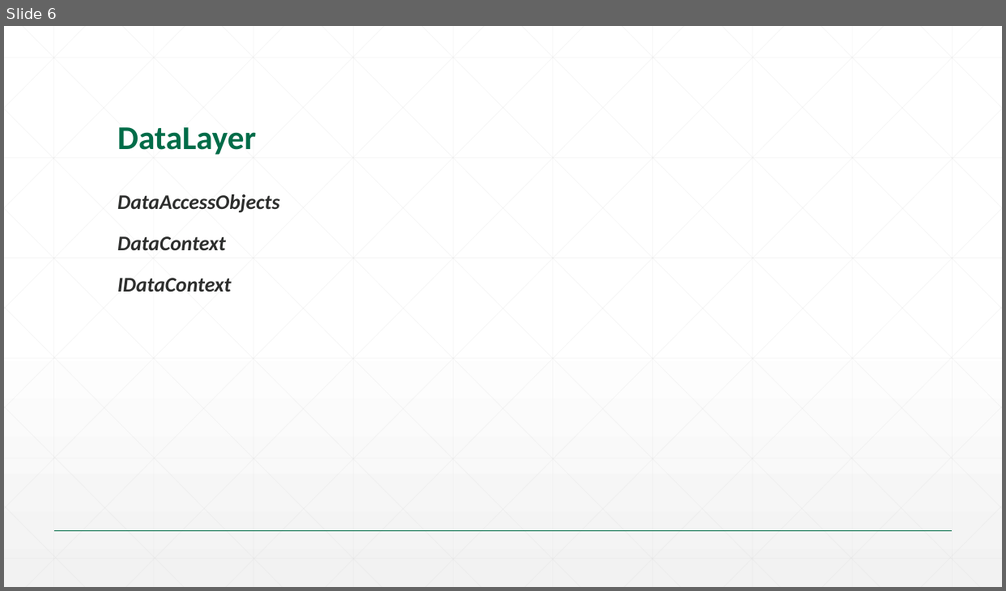
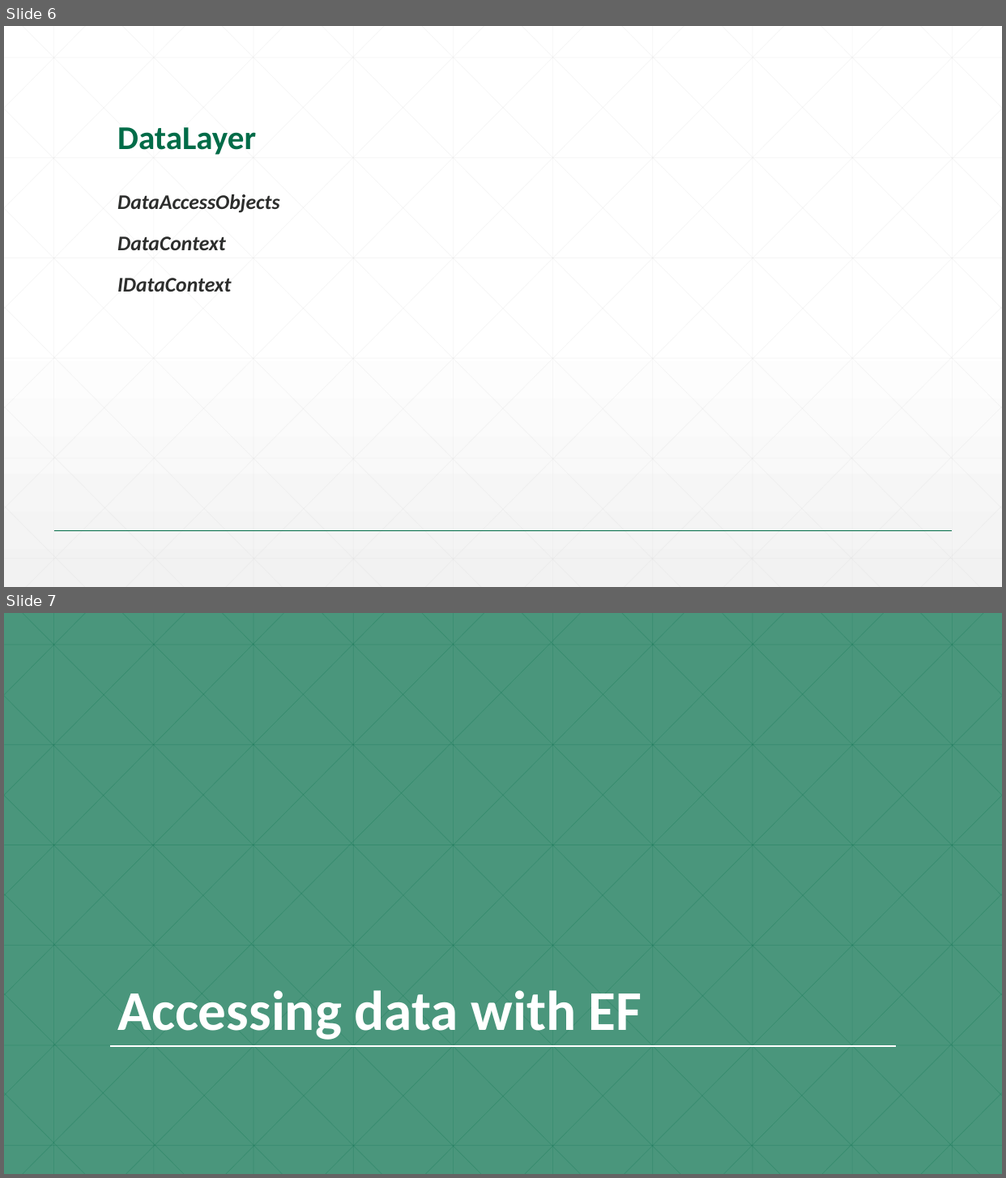
Before and after one commit to dragica/svs-talent-2015, a slide deck: 04-SPA/Slides/01.02-Seavus Talent Program_SPA.pptx. Shown one above the other, each under a label of ours: slide 6 before the commit, slides 6 and 7 after it. The pictures are 1006x591 and 1006x1178 pixels, drawn with LibreOffice and Linux fonts; fonts in the diff are those of the drawing; background and template pictures are left out. Boxes give left, top, right and bottom in pixels: in the first picture for what was removed or moved away, otherwise in the second. Text is boxed around its words. In the diff, an @@ line names an element or a change of style, - is before the commit and + after.

```diff
--- a/04-SPA/Slides/01.02-Seavus Talent Program_SPA.pptx
+++ b/04-SPA/Slides/01.02-Seavus Talent Program_SPA.pptx
@@ slide 7 added at bbox=[4, 613, 1002, 1174], background #4A967C @@
@@ title added at bbox=[117, 990, 641, 1040], 54 pt, text #FFFFFF, bold @@
+Accessing data with EF
@@ line added from (110, 1046) to (897, 1046), #FFFFFF 1 pt @@
@@ group added at bbox=[4, 613, 1002, 1174]: 46 lines @@
```
Also in this commit, not shown: 1 slide changed, 15 other slides added, 3 other files.
